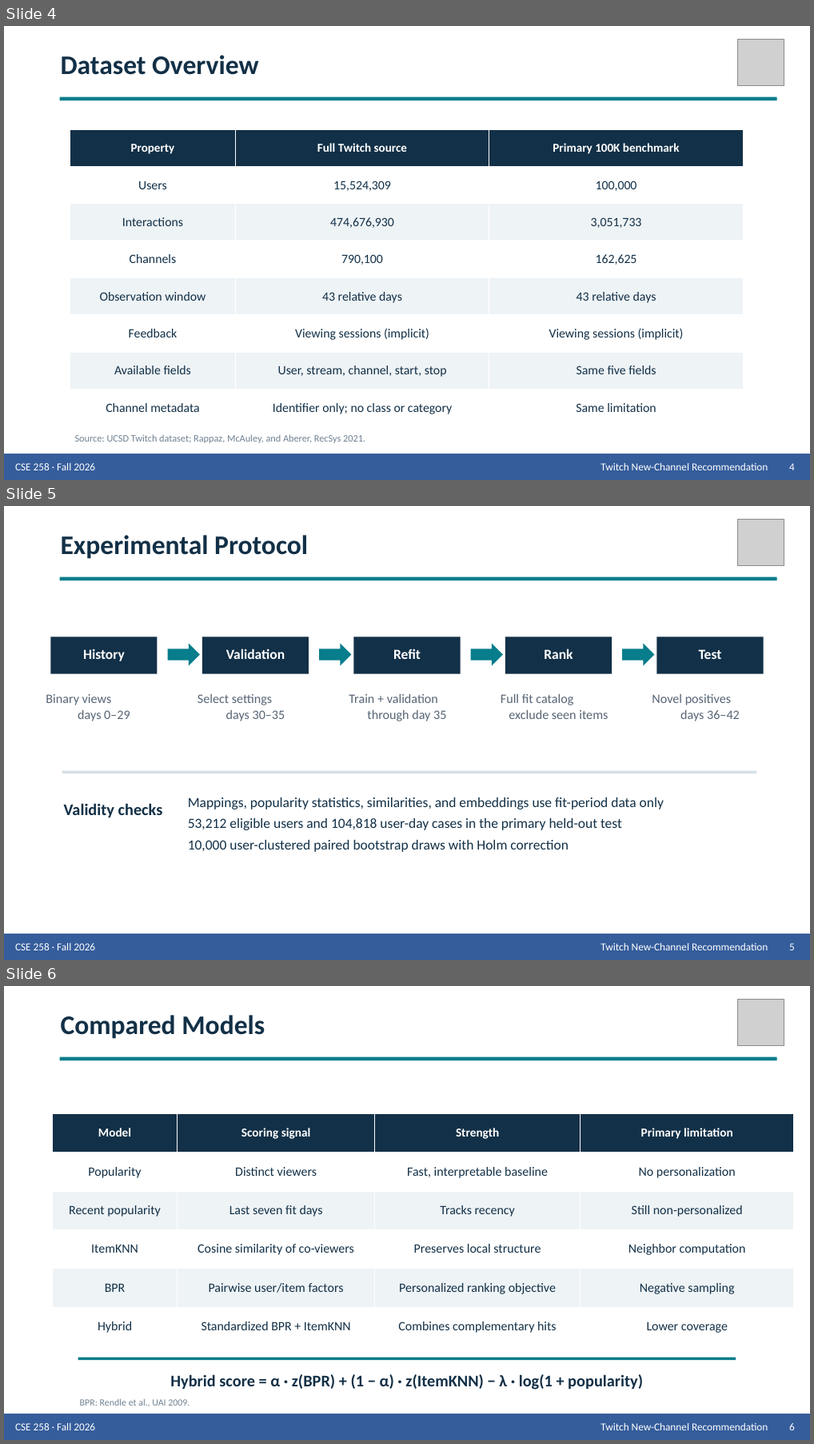
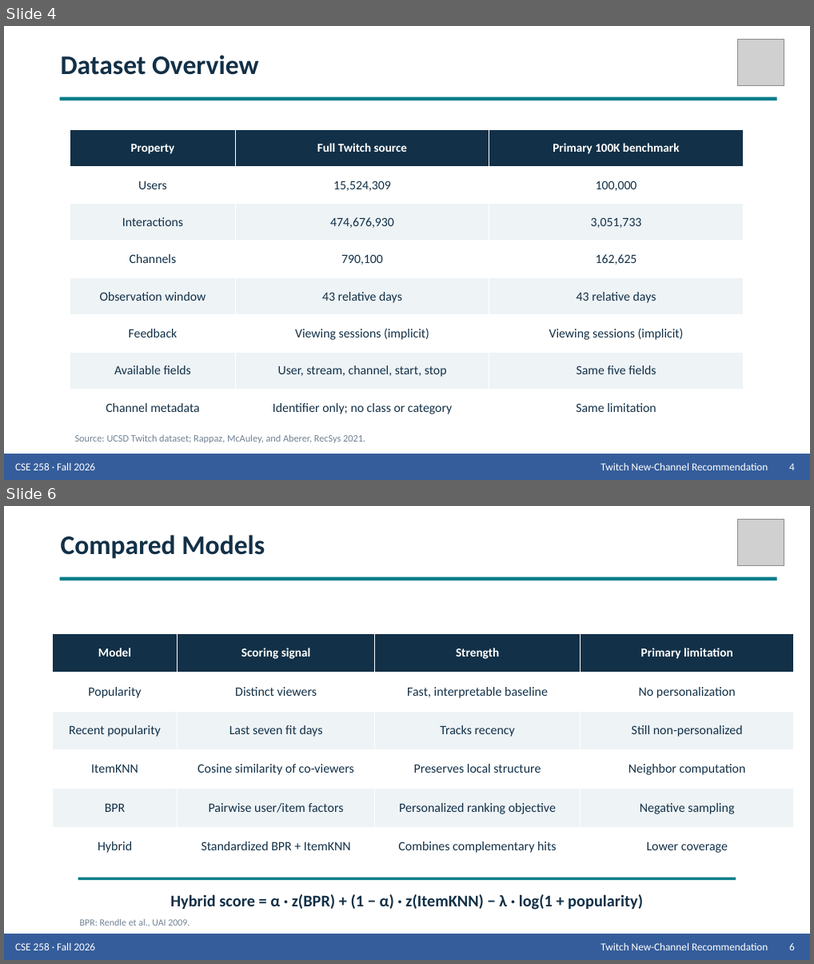
Before and after one commit to Wen-Chieh-Lo/You-know-who-did-God-did-, a slide deck: presentation/Group_9_Presentation_Twitch.pptx. Shown one above the other, each under a label of ours: slides 4, 5 and 6 before the commit, slides 4 and 6 after it; the slides between them are not shown. The pictures are 814x1444 and 814x964 pixels, drawn with LibreOffice and Linux fonts; fonts in the diff are those of the drawing; grey boxes stand for pictures. Boxes give left, top, right and bottom in pixels: in the first picture for what was removed or moved away, otherwise in the second. Text is boxed around its words. In the diff, an @@ line names an element or a change of style, - is before the commit and + after.

Commit message:
Make experimental protocol intuitive

```diff
--- a/presentation/Group_9_Presentation_Twitch.pptx
+++ b/presentation/Group_9_Presentation_Twitch.pptx
@@ slide 5 removed at box(4, 506, 810, 960), background #FFFFFF @@
@@ picture removed at box(738, 519, 785, 566) @@
@@ text removed at box(61, 535, 308, 559) @@
-Experimental Protocol
@@ rectangle removed at box(60, 577, 778, 580) @@
@@ rectangle removed at box(50, 636, 158, 674) @@
@@ text removed at box(83, 648, 125, 661) @@
-History
@@ right arrow removed at box(168, 643, 200, 666) @@
@@ rectangle removed at box(202, 636, 309, 674) @@
@@ text removed at box(226, 648, 285, 659) @@
-Validation
@@ right arrow removed at box(319, 643, 351, 666) @@
@@ rectangle removed at box(354, 636, 461, 674) @@
@@ text removed at box(394, 648, 421, 659) @@
-Refit
@@ right arrow removed at box(471, 643, 503, 666) @@
@@ rectangle removed at box(506, 636, 612, 674) @@
@@ text removed at box(544, 648, 573, 659) @@
-Rank
@@ right arrow removed at box(622, 643, 654, 666) @@
@@ rectangle removed at box(657, 636, 764, 674) @@
@@ text removed at box(699, 649, 722, 659) @@
-Test
@@ text removed at box(46, 694, 130, 721) @@
-Binary views
-days 0–29
@@ text removed at box(198, 694, 286, 721) @@
-Select settings
-days 30–35
@@ text removed at box(349, 694, 446, 721) @@
-Train + validation
-through day 35
@@ text removed at box(501, 694, 608, 719) @@
-Full fit catalog
-exclude seen items
@@ text removed at box(652, 694, 740, 721) @@
-Novel positives
-days 36–42
@@ rectangle removed at box(62, 771, 757, 774) @@
@@ text removed at box(64, 803, 163, 818) @@
-Validity checks
@@ text removed at box(188, 797, 664, 852) @@
-Mappings, popularity statistics, similarities, and embeddings use fit-period data only
-53,212 eligible users and 104,818 user-day cases in the primary held-out test
-10,000 user-clustered paired bootstrap draws with Holm correction
@@ rectangle removed at box(4, 933, 810, 960) @@
@@ text removed at box(15, 942, 95, 950) @@
-CSE 258 · Fall 2026
@@ text removed at box(601, 942, 768, 950) @@
-Twitch New-Channel Recommendation
@@ text removed at box(790, 943, 795, 950) @@
-5
```
Also in this commit, not shown: 1 slide added, 2 other files.
